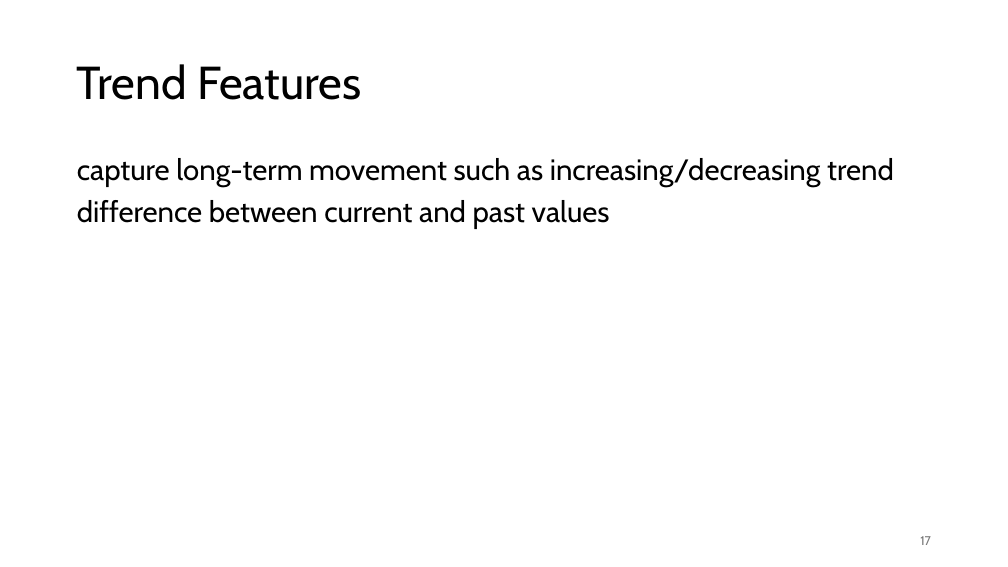
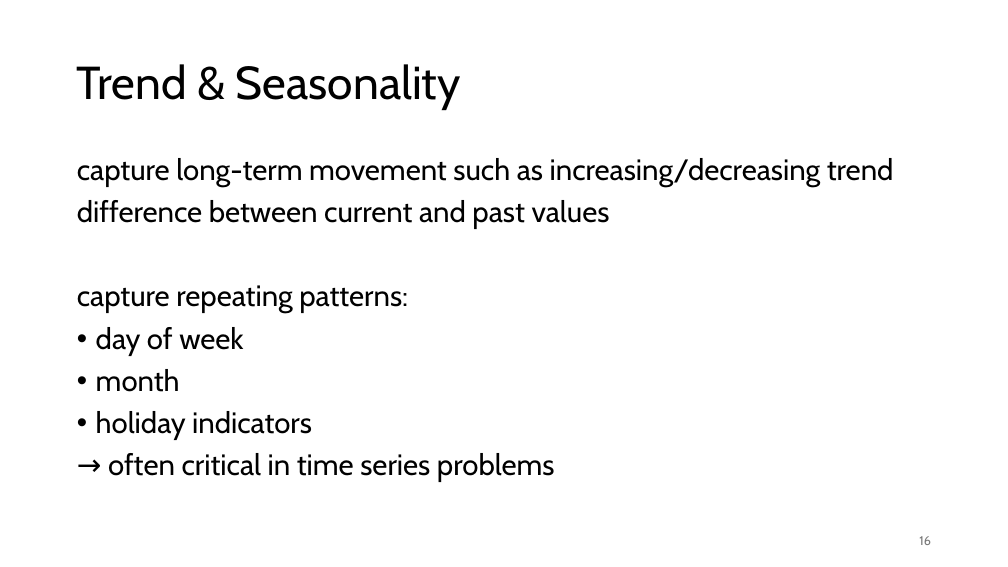
Before and after one commit to FelixWick/data_science, a slide deck: slide 16 of slides/9_time_series.pptx (slide 17 before the commit). Drawn at 1008x567 pixels with LibreOffice and Linux fonts; fonts in the diff are those of the drawing. Boxes give left, top, right and bottom in pixels: in the first picture for what was removed or moved away, otherwise in the second. Text is boxed around its words. In the diff, an @@ line names an element or a change of style, - is before the commit and + after.

Commit message:
finished time series slides

```diff
--- a/slides/9_time_series.pptx
+++ b/slides/9_time_series.pptx
@@ title at (77,64,461,110): text changed @@
-Trend Features
+Trend & Seasonality
@@ text at (77,285,555,482): paragraphs added @@
+capture repeating patterns:
+• day of week
+• month
+• holiday indicators
+→ often critical in time series problems
@@ page number at (919,536,931,545): text changed @@
-17
+16
```
Also in this commit, not shown: 17 other slides changed, 4 slides added, 2 slides removed, 1 other file.
